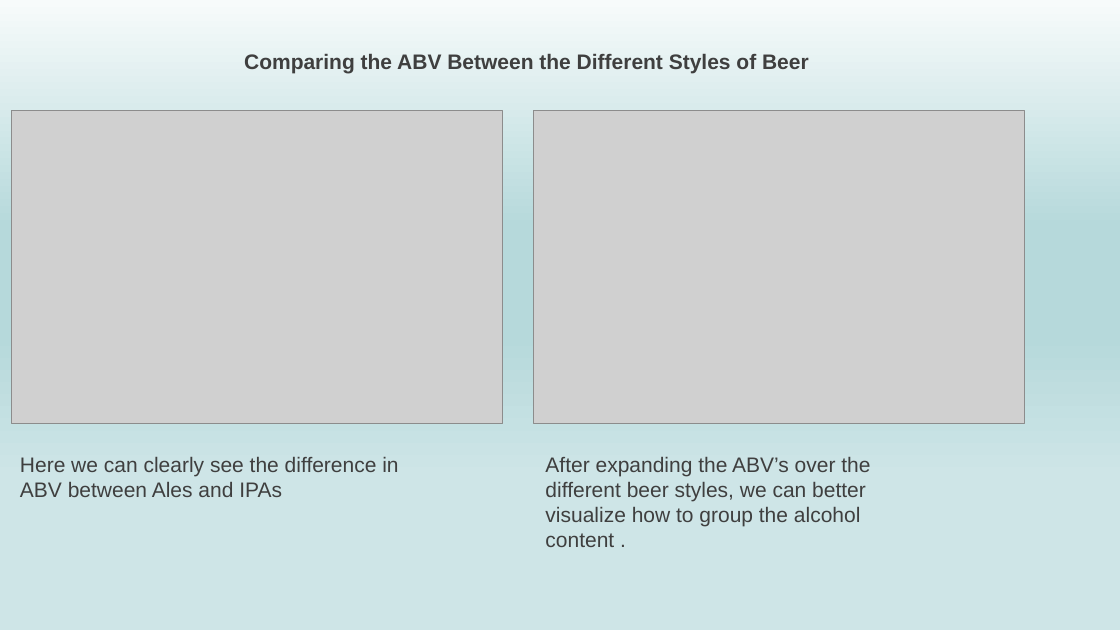
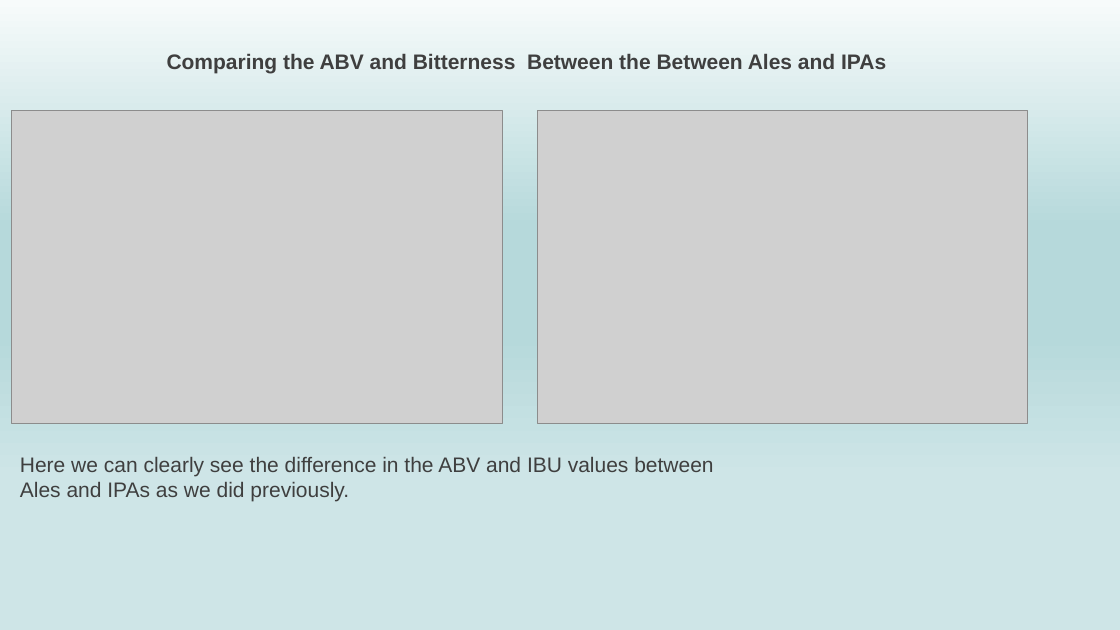
Before and after one commit to NickSager/MSDS_6306_Project1, a slide deck: slide 11 of Group4_CaseStudy1.pptx. Drawn at 1120x630 pixels with LibreOffice and Linux fonts; fonts in the diff are those of the drawing; grey boxes stand for pictures. Boxes give left, top, right and bottom in pixels: in the first picture for what was removed or moved away, otherwise in the second. Text is boxed around its words. In the diff, an @@ line names an element or a change of style, - is before the commit and + after.

```diff
--- a/Group4_CaseStudy1.pptx
+++ b/Group4_CaseStudy1.pptx
@@ text at [167, 54, 886, 73]: text changed @@
-Comparing the ABV Between the Different Styles of Beer
+Comparing the ABV and Bitterness Between the Between Ales and IPAs
@@ picture: place and size @@
-picture at [534, 110, 1024, 423]
+picture at [538, 110, 1028, 423]
@@ text at [20, 457, 713, 501]: text changed @@
-Here we can clearly see the difference in
-ABV between Ales and IPAs
+Here we can clearly see the difference in the ABV and IBU values between Ales and IPAs as we did previously.
@@ text removed at [545, 457, 870, 547] @@
-After expanding the ABV’s over the different beer styles, we can better visualize how to group the alcohol content .
```
Also in this commit, not shown: 1 other slide changed, 1 other file.
